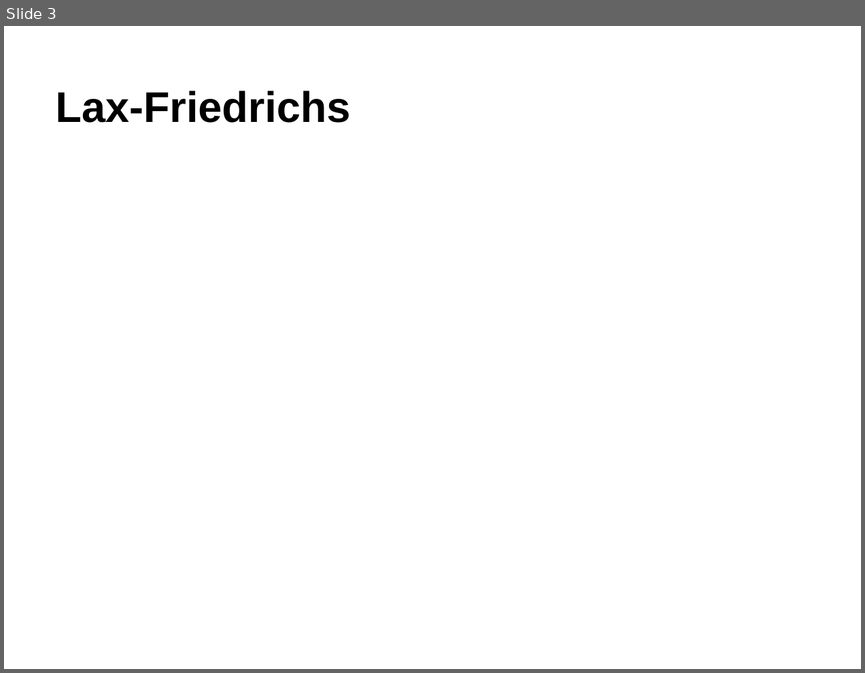
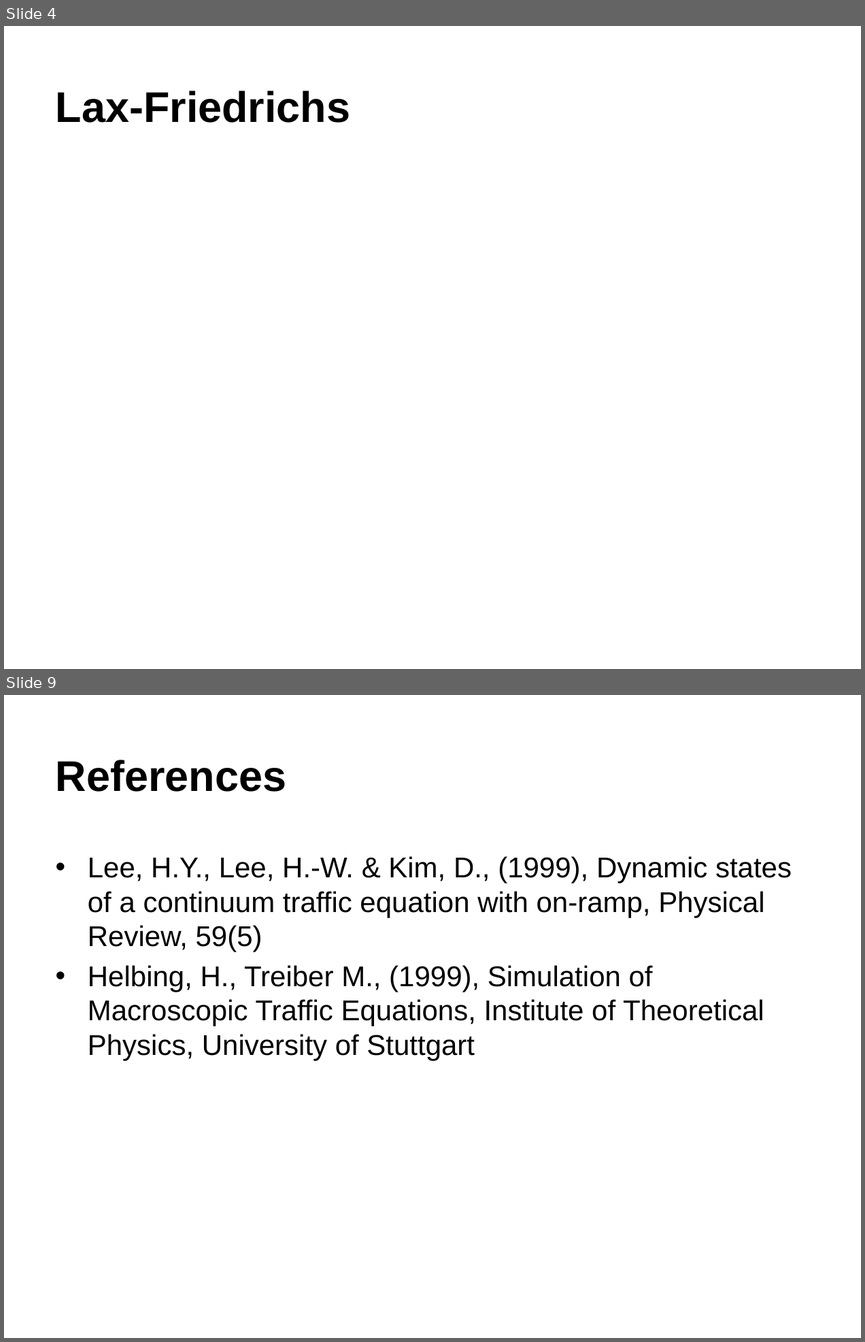
Before and after one commit to astridlangsrud/NumDifffff, a slide deck: bra_presentasjon.pptx. Shown one above the other, each under a label of ours: slide 3 before the commit, slides 4 and 9 after it; the slides between them are not shown. The pictures are 865x673 and 865x1342 pixels, drawn with LibreOffice and Linux fonts; fonts in the diff are those of the drawing; grey boxes stand for pictures; background and template pictures are left out. Boxes give left, top, right and bottom in pixels: in the first picture for what was removed or moved away, otherwise in the second. Text is boxed around its words. In the diff, an @@ line names an element or a change of style, - is before the commit and + after.

```diff
--- a/bra_presentasjon.pptx
+++ b/bra_presentasjon.pptx
@@ slide 9 added at [4,695,861,1338], background #FFFFFF; not listed: 1 template element that a slide beside it also shows @@
@@ title added at [56,760,287,792], 36 pt, text #000000, bold @@
+References
@@ text added at [88,856,791,1060], 24 pt, text #000000 @@
+• Lee, H.Y., Lee, H.-W. & Kim, D., (1999), Dynamic states of a continuum traffic equation with on-ramp, Physical Review, 59(5)
+• Helbing, H., Treiber M., (1999), Simulation of Macroscopic Traffic Equations, Institute of Theoretical Physics, University of Stuttgart
@@ what was slide 3 is now slide 4 @@
```
Also in this commit, not shown: 1 slide changed, 4 other slides added, 1 slide removed, 1 other file.
